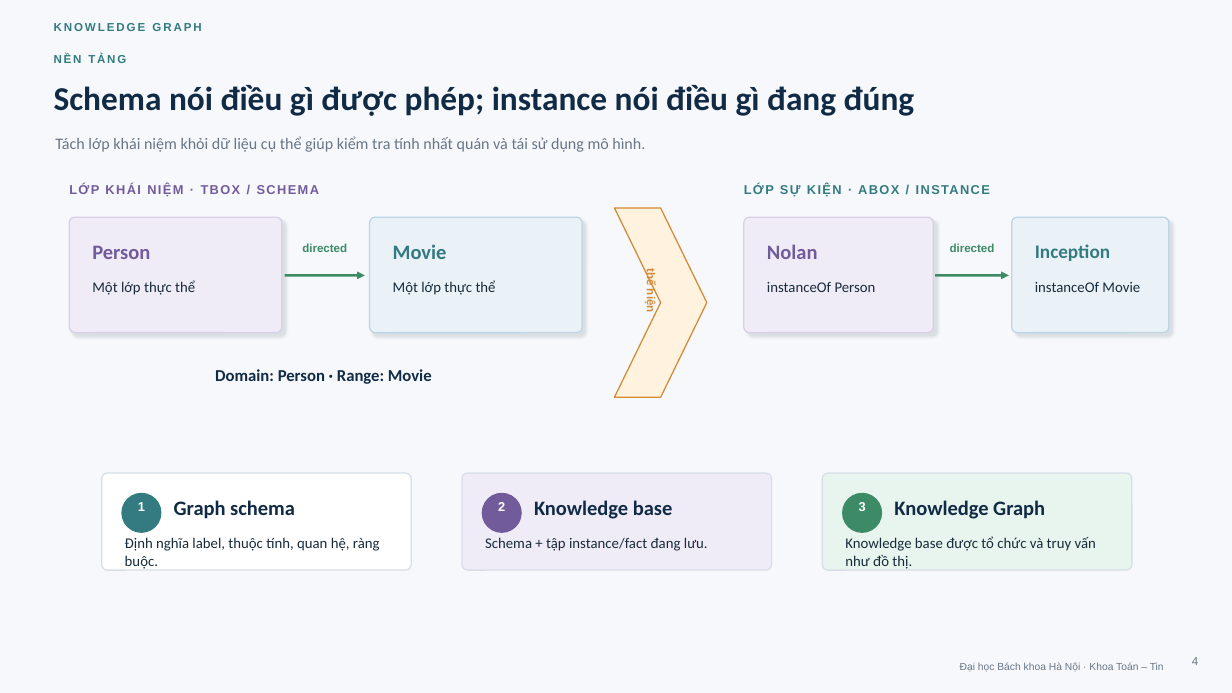
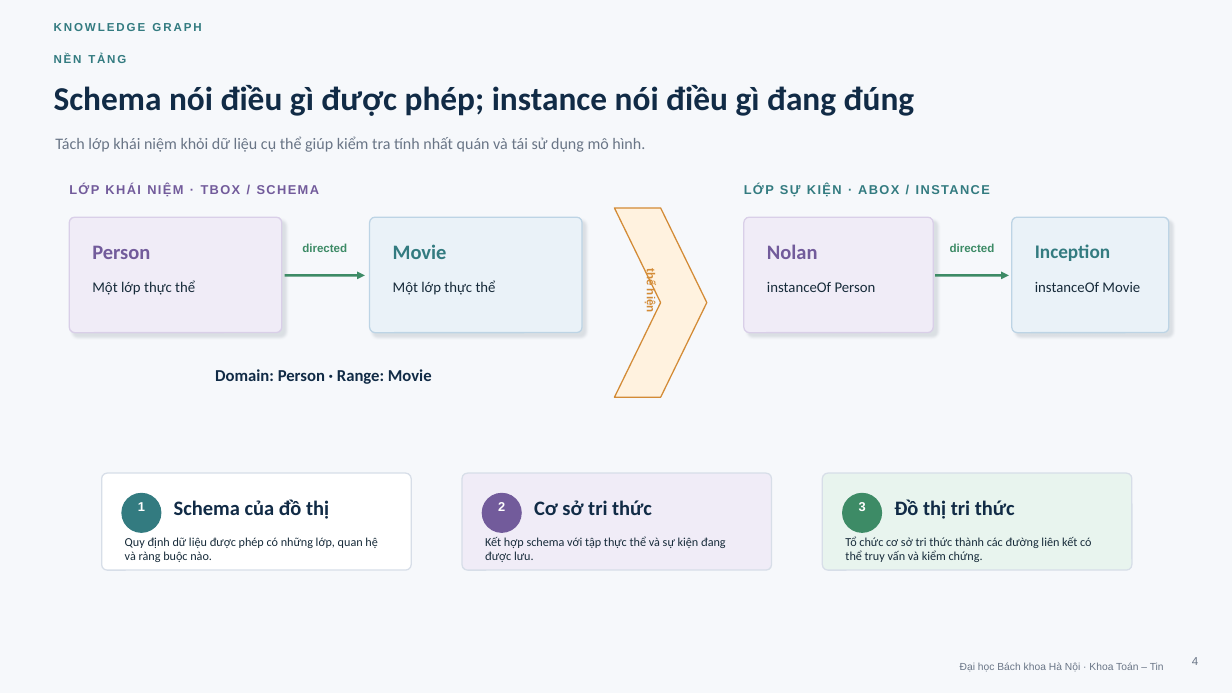
Before and after one commit to khanhhk/advanced_database, a slide deck: slide 4 of docs/deliverables/slide/movie_knowledge_graph_defense.pptx. Drawn at 1232x693 pixels with LibreOffice and Linux fonts; fonts in the diff are those of the drawing. Boxes give left, top, right and bottom in pixels: in the first picture for what was removed or moved away, otherwise in the second. Text is boxed around its words. In the diff, an @@ line names an element or a change of style, - is before the commit and + after.

```diff
--- a/docs/deliverables/slide/movie_knowledge_graph_defense.pptx
+++ b/docs/deliverables/slide/movie_knowledge_graph_defense.pptx
@@ text at [174,499,329,519]: text changed @@
-Graph schema
+Schema của đồ thị
@@ text at [534,500,652,515]: text changed @@
-Knowledge base
+Cơ sở tri thức
@@ text at [894,499,1015,519]: text changed @@
-Knowledge Graph
+Đồ thị tri thức
@@ text at [125,537,377,562]: text changed; size 11.5 to 9.5 pt @@
-Định nghĩa label, thuộc tính, quan hệ, ràng buộc.
+Quy định dữ liệu được phép có những lớp, quan hệ và ràng buộc nào.
@@ text at [485,536,726,562]: text changed; size 11.5 to 9.5 pt @@
-Schema + tập instance/fact đang lưu.
+Kết hợp schema với tập thực thể và sự kiện đang được lưu.
@@ text at [845,536,1091,562]: text changed; size 11.5 to 9.5 pt @@
-Knowledge base được tổ chức và truy vấn như đồ thị.
+Tổ chức cơ sở tri thức thành các đường liên kết có thể truy vấn và kiểm chứng.
```
Also in this commit, not shown: 18 other slides changed, 4 other files.
